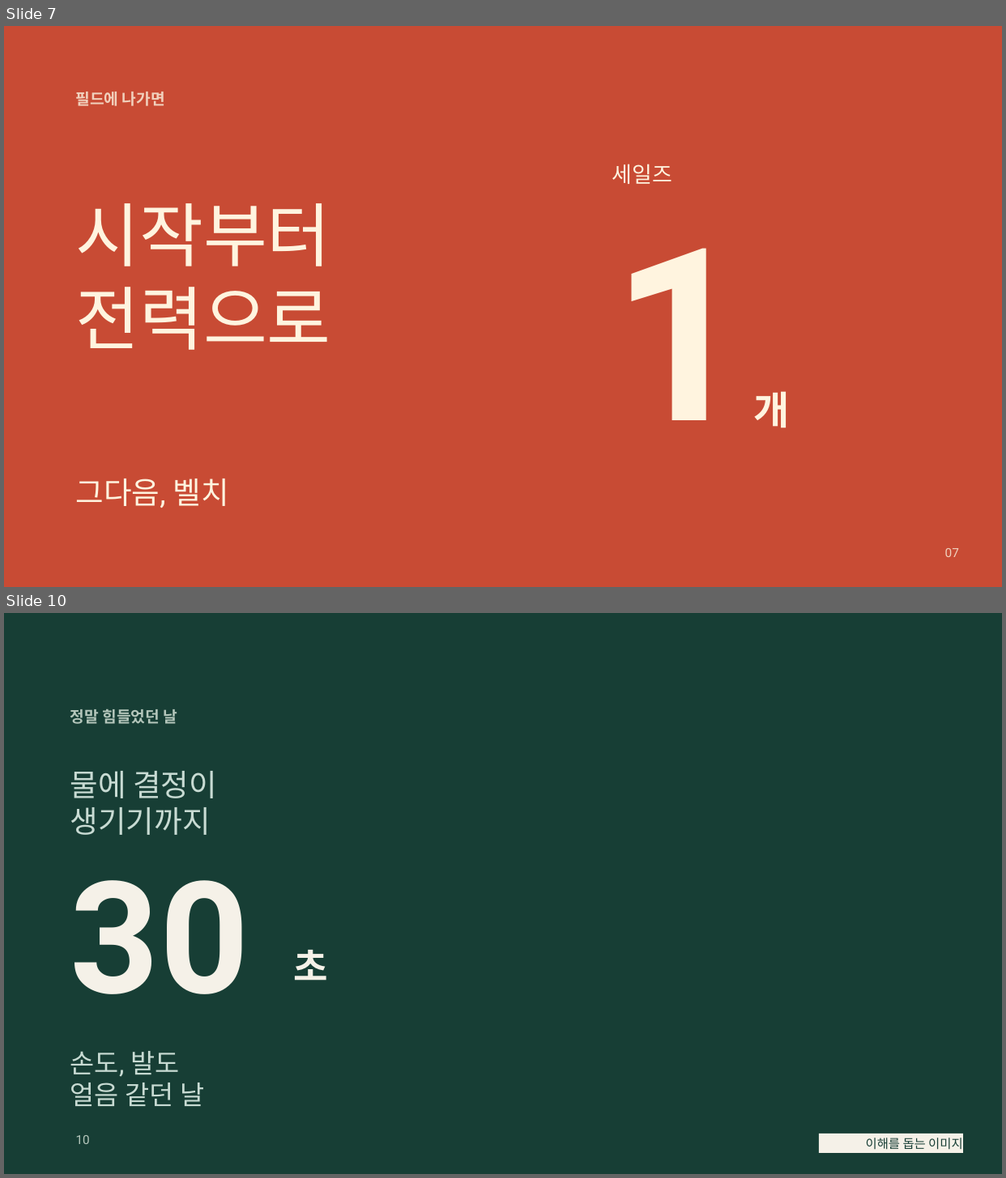
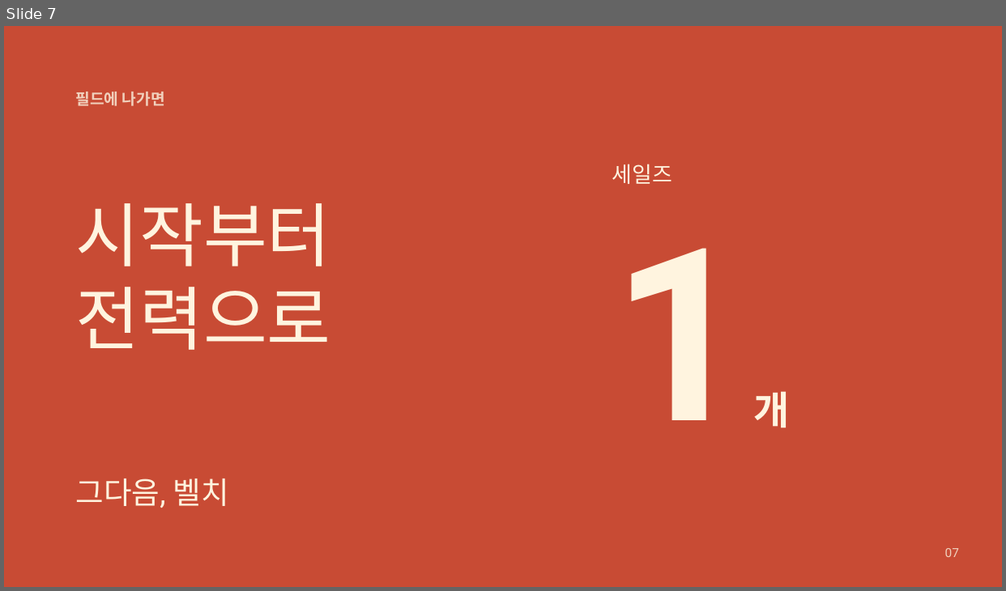
Before and after one commit to jaeyoung5178-bot/Presence, a slide deck: education/mentality/nozero400/NoZero-400Days.pptx. Shown one above the other, each under a label of ours: slides 7 and 10 before the commit, slide 7 after it; the slides between them are not shown. The pictures are 1006x1178 and 1006x591 pixels, drawn with LibreOffice and Linux fonts; fonts in the diff are those of the drawing; background and template pictures are left out. Boxes give left, top, right and bottom in pixels: in the first picture for what was removed or moved away, otherwise in the second. Text is boxed around its words. In the diff, an @@ line names an element or a change of style, - is before the commit and + after.

```diff
--- a/education/mentality/nozero400/NoZero-400Days.pptx
+++ b/education/mentality/nozero400/NoZero-400Days.pptx
@@ slide 10 removed at [4,613,1002,1174], background picture (left out) @@
@@ text removed at [70,709,178,724] @@
-정말 힘들었던 날
@@ text removed at [70,771,217,835] @@
-물에 결정이
-생기기까지
@@ text removed at [70,880,249,995] @@
-30
@@ text removed at [293,950,328,981] @@
-초
@@ text removed at [70,1051,204,1106] @@
-손도, 발도
-얼음 같던 날
@@ text removed at [76,1135,90,1144] @@
-10
@@ rectangle removed at [819,1134,964,1153] @@
-이해를 돕는 이미지
```
Also in this commit, not shown: 9 slides changed, 5 slides added, 1 other slide removed, 10 other files.
